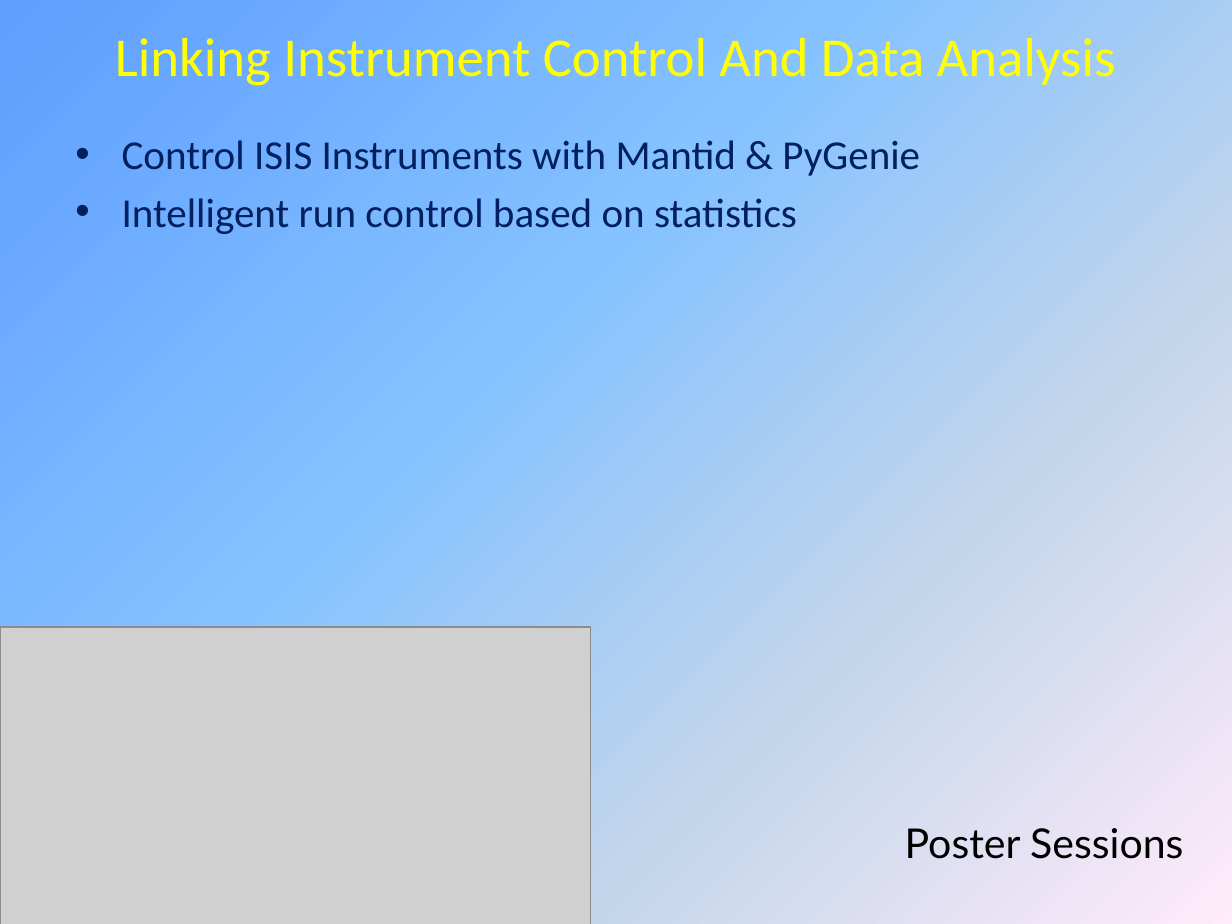
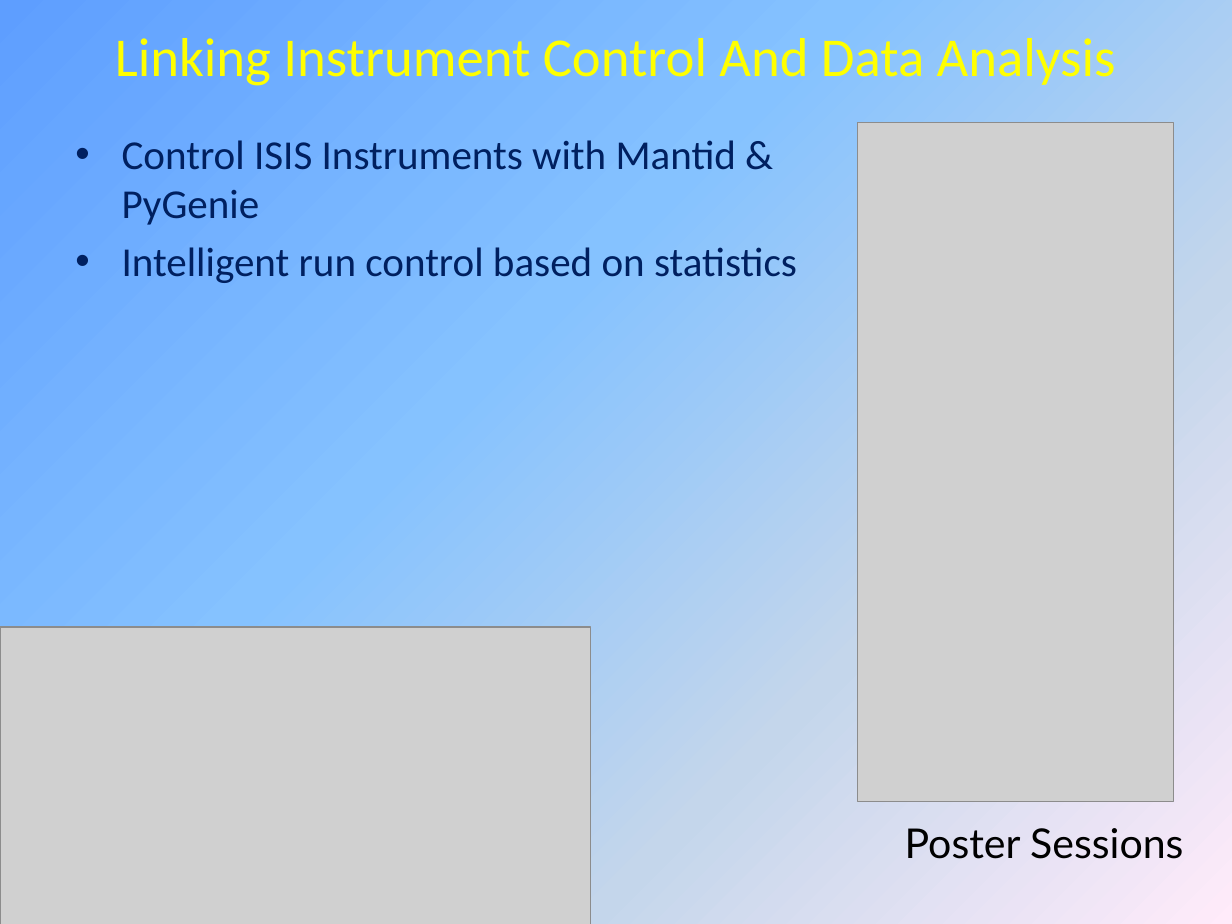
Before and after one commit to mantidproject/documents, a slide deck: slide 4 of Presentations/NOBUGS 2012/Posters/Mantid Poster Abstracts.pptx. Drawn at 1232x924 pixels with LibreOffice and Linux fonts; fonts in the diff are those of the drawing; grey boxes stand for pictures. Boxes give left, top, right and bottom in pixels: in the first picture for what was removed or moved away, otherwise in the second. Text is boxed around its words. In the diff, an @@ line names an element or a change of style, - is before the commit and + after.

Commit message:
added pictures

```diff
--- a/Presentations/NOBUGS 2012/Posters/Mantid Poster Abstracts.pptx
+++ b/Presentations/NOBUGS 2012/Posters/Mantid Poster Abstracts.pptx
@@ text "Control ISIS Instruments with Mantid ..." rewrapped from (122, 140, 920, 234) to (122, 140, 797, 283) @@
@@ picture added at (857, 122, 1173, 801) @@
```
Also in this commit, not shown: 6 other slides changed.
